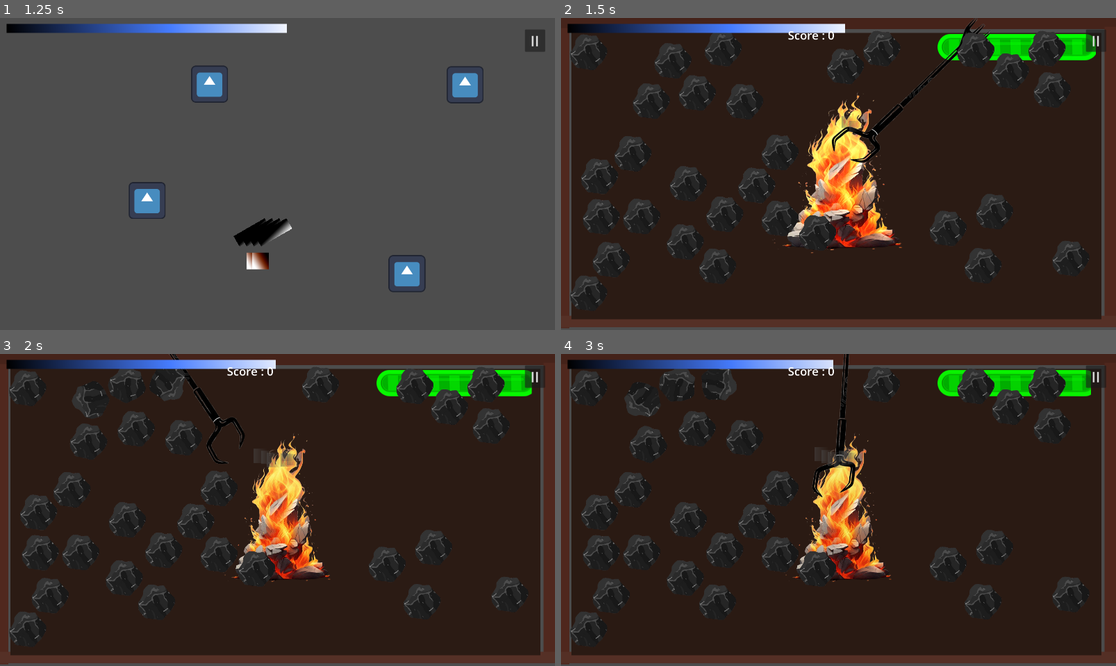
Above: before the commit, frames 1-4 (two rows, left to right).
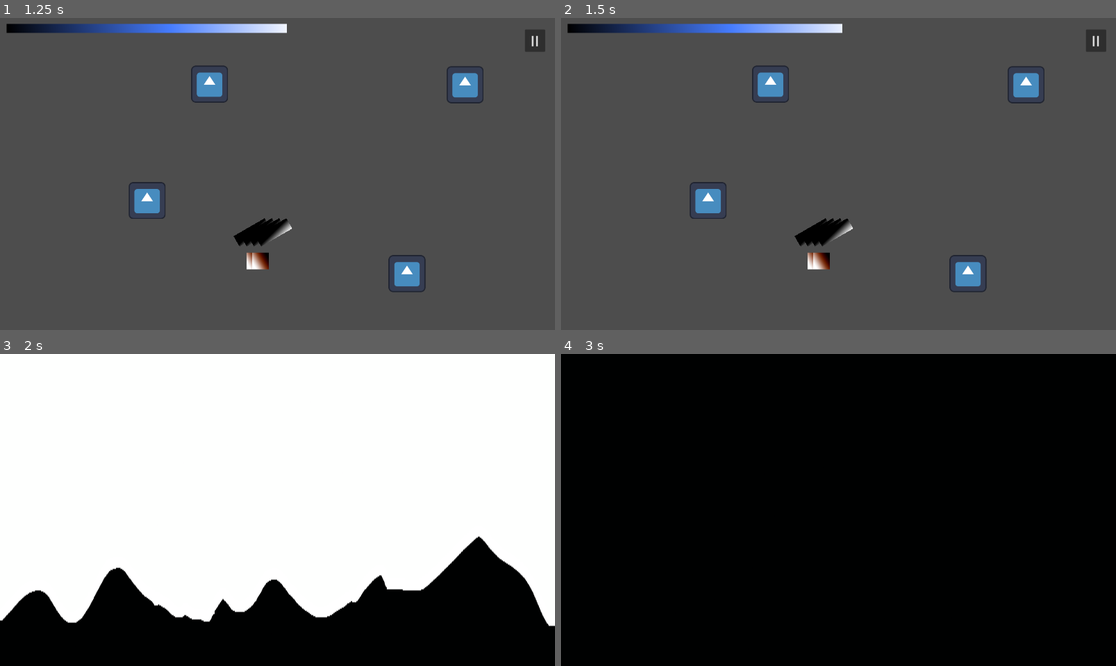
Above: after the commit, the same moments.

Repository: Inquisitor718/Casa-de-Penguin
Game: Godot game, scene res://Scenes/main_menu.tscn
Same seed, same stepped clock (60 frames per second), same inputs: the game is played once before the commit and once after it. The engine's default icon, where the game draws it, is replaced by a stand-in: a white triangle on a blue panel in a dark square.
Inputs (mouse positions are in pixels of both pictures, inside the frame that each line leads up to):
- Up to frame 1 (1.25 s): click "Play" at 0.5 s
- Up to frame 2 (1.5 s): click (771, 86) at 1.25 s
- Up to frame 3 (2 s): no input
- Up to frame 4 (3 s): click "II" at 2 s; click (838, 510) at 2.75 s, where only the run before the commit has a clickable "Resume"

Frame 1 is identical in both runs. In frame 2, 94% of the frame differs, in the area x 0-100%, y 0-100%; in frame 3, 100%; in frame 4, 96%.

Commit message:
Fireplace Transition - chutiya version
Need to replace the placeholder sprites and decreqse the timing for each layer

Diff:
--- /dev/null
+++ b/casa-de-penguin/Scenes/Fireplace_Transition.tscn
@@ -0,0 +1,37 @@
+[gd_scene load_steps=5 format=3 uid="uid://cwbrjxifhg4ww"]
+
+[ext_resource type="Script" uid="uid://blox5meelw0a" path="res://Scripts/fireplace_transition.gd" id="1_ec2ka"]
+[ext_resource type="Texture2D" uid="uid://dr2qxydjkop5e" path="res://assets/smoke.png" id="2_epy6x"]
+[ext_resource type="Texture2D" uid="uid://dlktr5imiwco3" path="res://assets/Fire.png" id="3_2n4ee"]
+[ext_resource type="Texture2D" uid="uid://b2f2ww2pjduh0" path="res://assets/Black.png" id="4_5d7mj"]
+
+[node name="TransitionScreen" type="CanvasLayer"]
+script = ExtResource("1_ec2ka")
+
+[node name="ColorRect" type="ColorRect" parent="."]
+offset_right = 1921.0
+offset_bottom = 1076.0
+scale = Vector2(1, 3.72)
+color = Color(1, 1, 1, 0)
+
+[node name="Smoke" type="TextureRect" parent="ColorRect"]
+layout_mode = 0
+offset_top = 1080.0
+offset_right = 1920.0
+offset_bottom = 2160.0
+texture = ExtResource("2_epy6x")
+
+[node name="Fire" type="TextureRect" parent="ColorRect"]
+layout_mode = 0
+offset_left = -3.0
+offset_top = 1080.0
+offset_right = 1917.0
+offset_bottom = 2160.0
+texture = ExtResource("3_2n4ee")
+
+[node name="Black" type="TextureRect" parent="ColorRect"]
+layout_mode = 0
+offset_top = 1080.0
+offset_right = 1920.0
+offset_bottom = 2160.0
+texture = ExtResource("4_5d7mj")
--- /dev/null
+++ b/casa-de-penguin/Scripts/fireplace_transition.gd
@@ -0,0 +1,40 @@
+extends CanvasLayer
+
+func change_scene(target_scene_path):
+	# 1. Get references to our images
+	var smoke = $ColorRect/Smoke
+	var fire = $ColorRect/Fire
+	var black = $ColorRect/Black
+
+	# 2. Setup the Animation (Tween)
+	var tween = create_tween()
+	tween.set_parallel(true) # Make them move together
+	tween.set_trans(Tween.TRANS_CUBIC) # Use a smooth "explosion" curve
+	tween.set_ease(Tween.EASE_OUT)
+
+	# 3. Move them UP!
+	# We move them to y = -1200 (way above the screen)
+	# Smoke takes 0.5 seconds, Fire 0.6s, Black 0.8s
+	tween.tween_property(smoke, "position:y", -1200, 2.5)
+	tween.tween_property(fire, "position:y", -1200, 3.0)
+	tween.tween_property(black, "position:y", -1200, 3.5)
+
+	# 4. Wait for the screen to be fully black, then change scene
+	await get_tree().create_timer(1.5).timeout
+	get_tree().change_scene_to_file(target_scene_path)
+
+	# 5. Reset (Optional cleanup)
+	# After the new scene loads, we slide the black screen away (downwards)
+	var tween_out = create_tween()
+	tween_out.tween_property(black, "position:y", 1080, 0.5).set_delay(0.1)
+	tween_out.set_parallel(true)
+	tween_out.tween_property(fire, "position:y", 1080, 0.4)
+	tween_out.tween_property(smoke, "position:y", 1080, 0.8)
+	#
+	#var reset_tween = create_tween()
+	#reset_tween.set_parallel(true)
+	#reset_tween.tween_property(black, "position:y", 1080, 0.1)
+	#reset_tween.tween_property(fire, "position:y", 1080, 0.1)
+	#reset_tween.tween_property(smoke, "position:y", 1080, 0.1)
+	await tween_out.finished
+	queue_free()
--- a/casa-de-penguin/home.gd
+++ b/casa-de-penguin/home.gd
@@ -106,7 +106,18 @@
 
 
 func _on_fireplace_pressed() -> void:
-	get_tree().change_scene_to_file("res://Scenes/fire_place.tscn")
+	var transition_scene = preload("res://Scenes/Fireplace_Transition.tscn")
+
+	# 2. Uska actual instance banao (Ye step missing tha)
+	var transition_instance = transition_scene.instantiate()
+
+	# 3. Isko "Root" mein add karo, taaki Scene change hone par ye delete na ho
+	get_tree().root.add_child(transition_instance)
+
+	# 4. Ab function call karo (Make sure function ka naam wahi ho jo script me hai)
+	# Humne pichle steps me iska naam "change_scene" rakha tha.
+	# Agar aapne rename karke "play_transition" kar diya hai, toh wahi use karein.
+	transition_instance.change_scene("res://Scenes/fire_place.tscn")
 
 
 func _on_kitchen_pressed() -> void:
Not shown, added: casa-de-penguin/Scripts/fireplace_transition.gd.uid
Binary file added: casa-de-penguin/assets/Black.png
Not shown, added: casa-de-penguin/assets/Black.png.import
Binary file added: casa-de-penguin/assets/Fire.png
Not shown, added: casa-de-penguin/assets/Fire.png.import
Binary file added: casa-de-penguin/assets/smoke.png
Not shown, added: casa-de-penguin/assets/smoke.png.import
